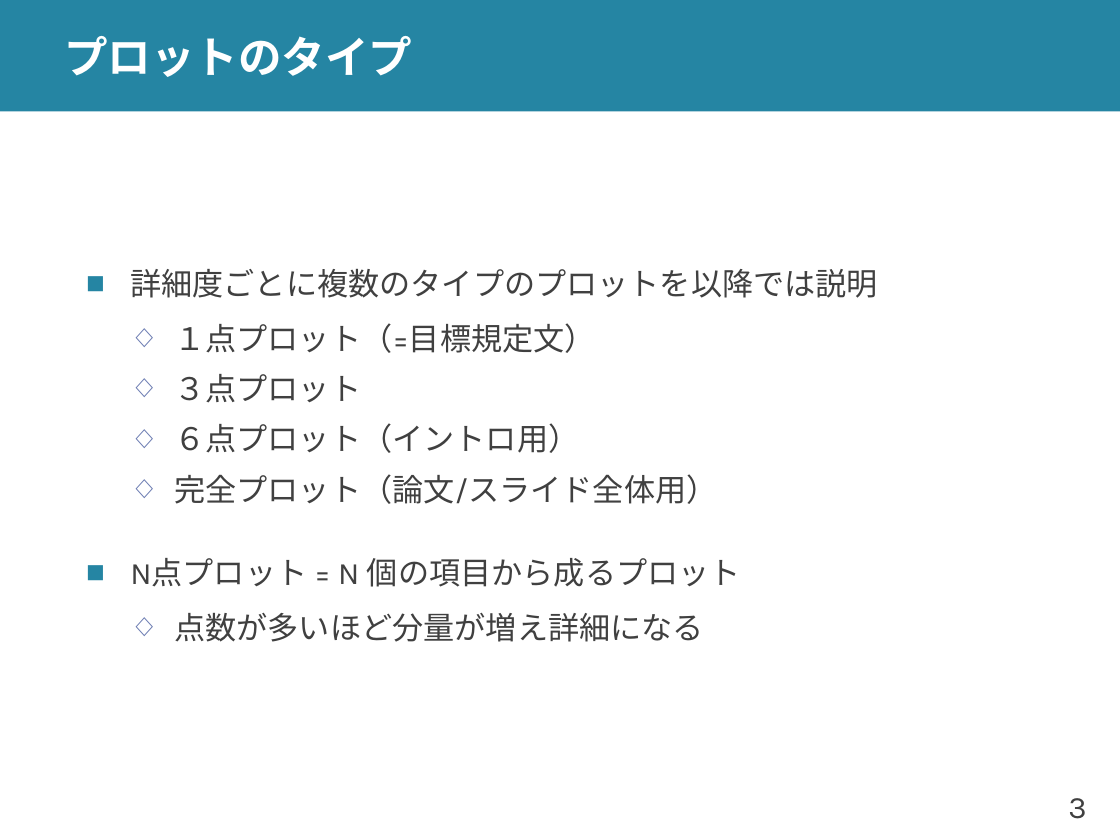
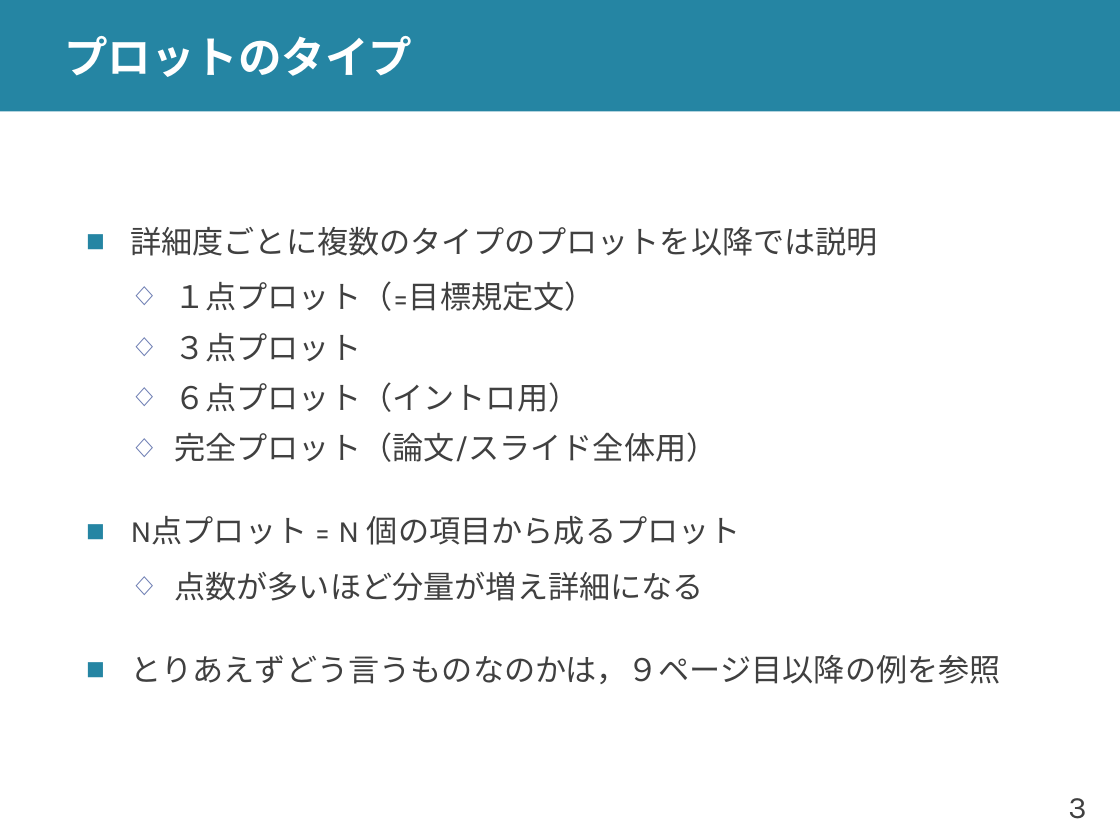
Before and after one commit to shioya-lab/how-to, a slide deck: slide 3 of plot.pptx. Drawn at 1120x840 pixels with LibreOffice and Linux fonts; fonts in the diff are those of the drawing. Boxes give left, top, right and bottom in pixels: in the first picture for what was removed or moved away, otherwise in the second. Text is boxed around its words. In the diff, an @@ line names an element or a change of style, - is before the commit and + after.

```diff
--- a/plot.pptx
+++ b/plot.pptx
@@ text at bbox=[130, 655, 1001, 684]: paragraph added @@
+■ とりあえずどう言うものなのかは，９ページ目以降の例を参照
```
Also in this commit, not shown: 6 other slides changed, 10 slides added, 1 other file.
